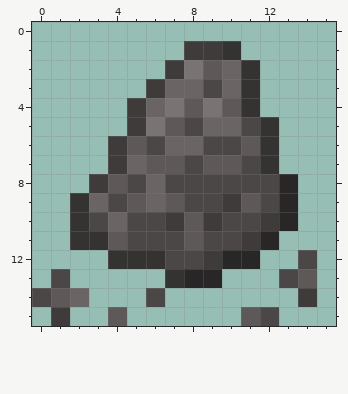
One commit to this pixel-art sprite: Versandordner/coal_coke.png. The picture above was drawn from the file before the commit.
The file is 16x16 pixels. Colours within 5 levels of each other are drawn and written as one.
New version:
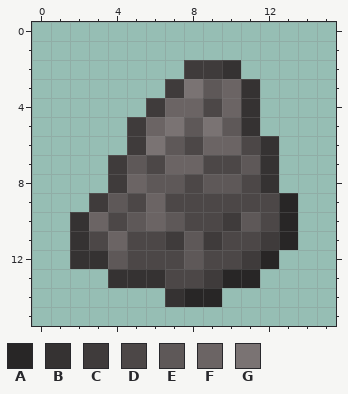
Palette (. is transparent): A #282626  B #353232  C #3f3b3b  D #4c4747  E #5e5858  F #6b6464  G #7a7373
The edit:
Changed rows in their new state; - is an unchanged pixel.
first column x 0:
 1 --------...----
 2 -------.CCB.---
 3 ------.CGE-----
 4 -----.CFFDF----
 5 ------FGEGEB.--
 6 ----.CGEDFFD---
 7 -----EDFFDDE---
 8 ---.CFEE-EE-B.-
 9 --.CED-D--DD---
10 ---FDEFEDDCED--
11 ---DF--C-C-DCA-
12 --BBEDD-EDDCA-.
13 -.--BBBDDCAA-..
14 ...---.BAA----.
15 -.--.------..--
Pixel boxes of the changes (left, top, right, bottom) in both pictures:
changed: (32, 41, 317, 326)
